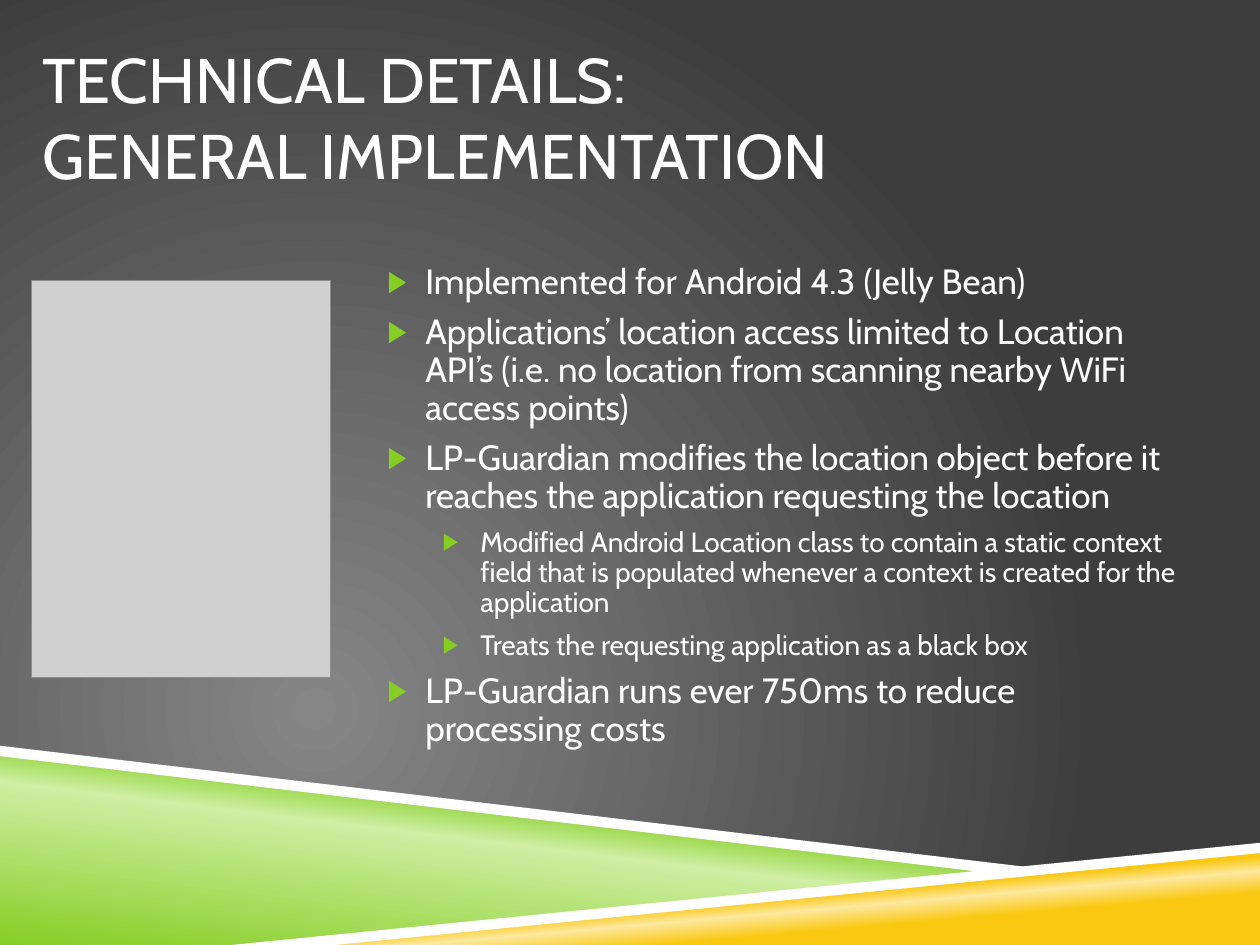
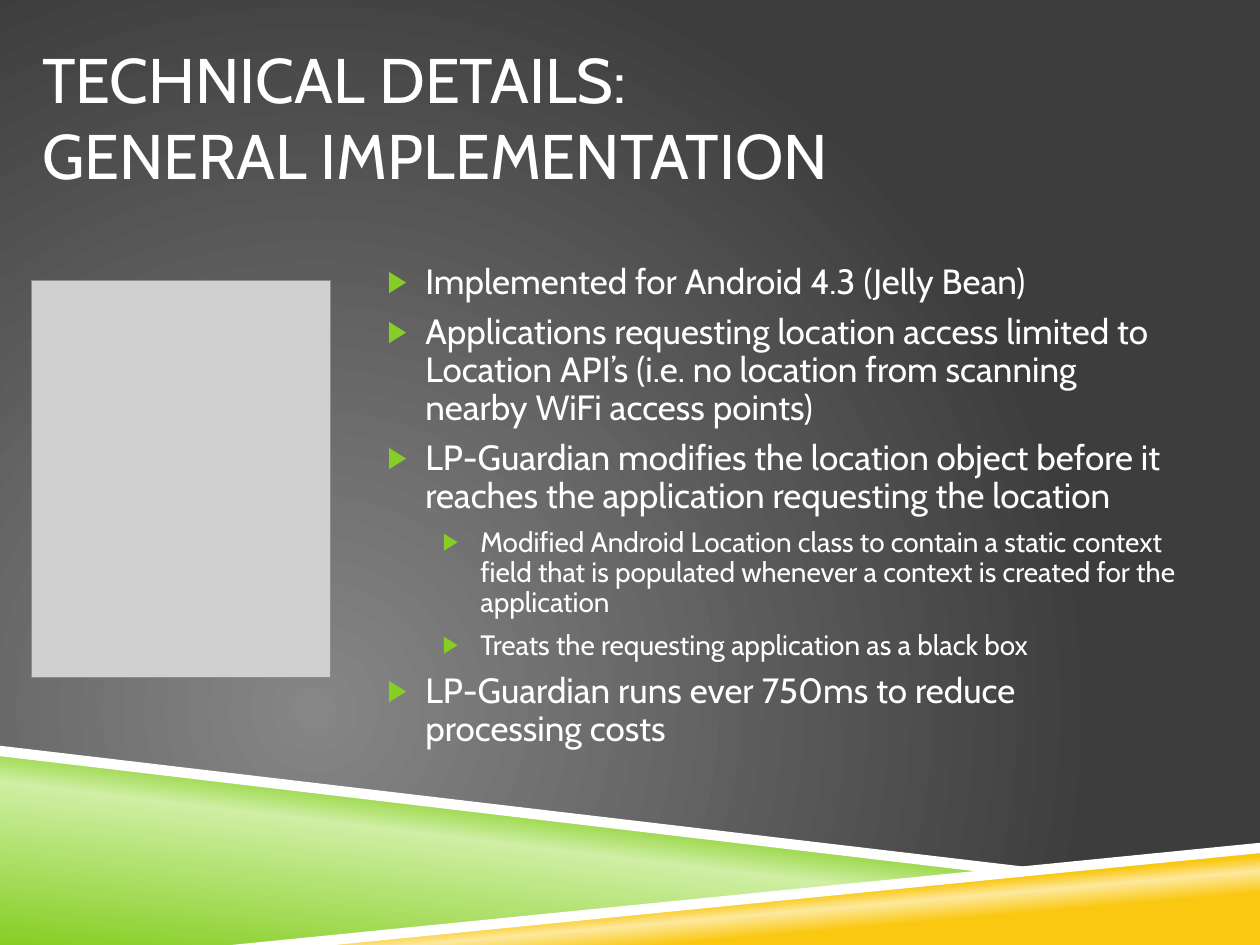
Before and after one commit to vfasburg/cse_825, a slide deck: slide 11 of PaperPresentation/Paper_Presentation_Fasburg_Reiff_Thomas.pptx. Drawn at 1260x945 pixels with LibreOffice and Linux fonts; fonts in the diff are those of the drawing; grey boxes stand for pictures; background and template pictures are left out. Boxes give left, top, right and bottom in pixels: in the first picture for what was removed or moved away, otherwise in the second. Text is boxed around its words. In the diff, an @@ line names an element or a change of style, - is before the commit and + after.

```diff
--- a/PaperPresentation/Paper_Presentation_Fasburg_Reiff_Thomas.pptx
+++ b/PaperPresentation/Paper_Presentation_Fasburg_Reiff_Thomas.pptx
@@ text at bbox=[425, 317, 1148, 429]: text changed @@
-▶ Applications’ location access limited to Location API’s (i.e. no location from scanning nearby WiFi access points)
+▶ Applications requesting location access limited to Location API’s (i.e. no location from scanning nearby WiFi access points)
```
Also in this commit, not shown: 5 other slides changed.
